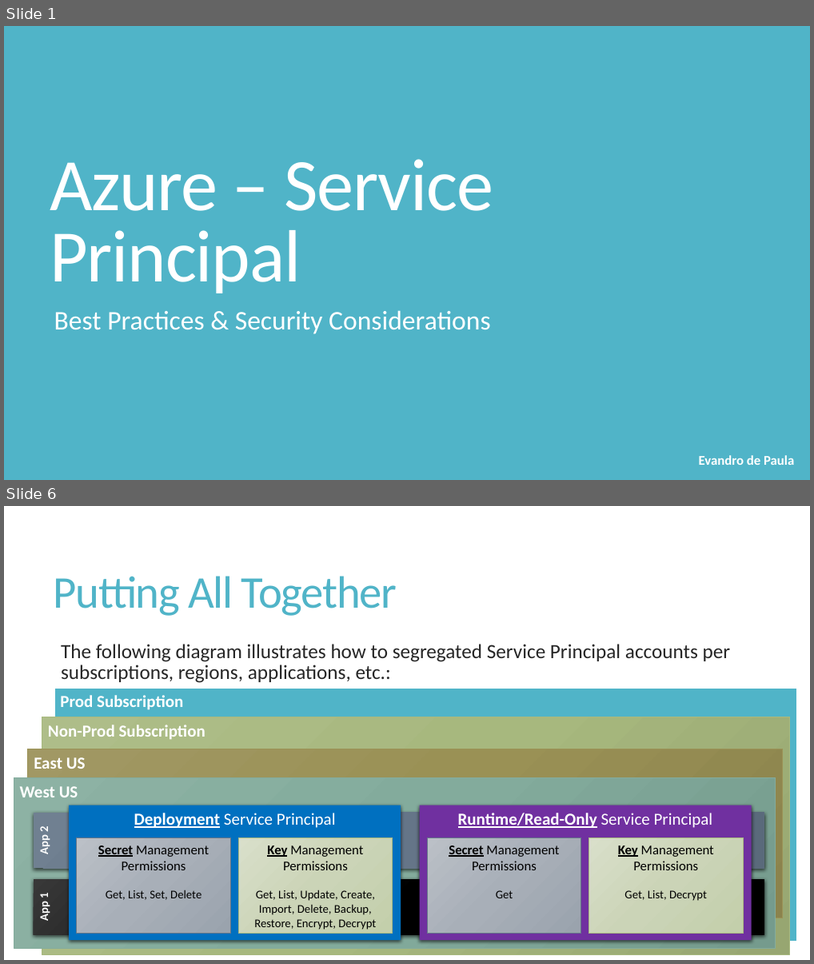
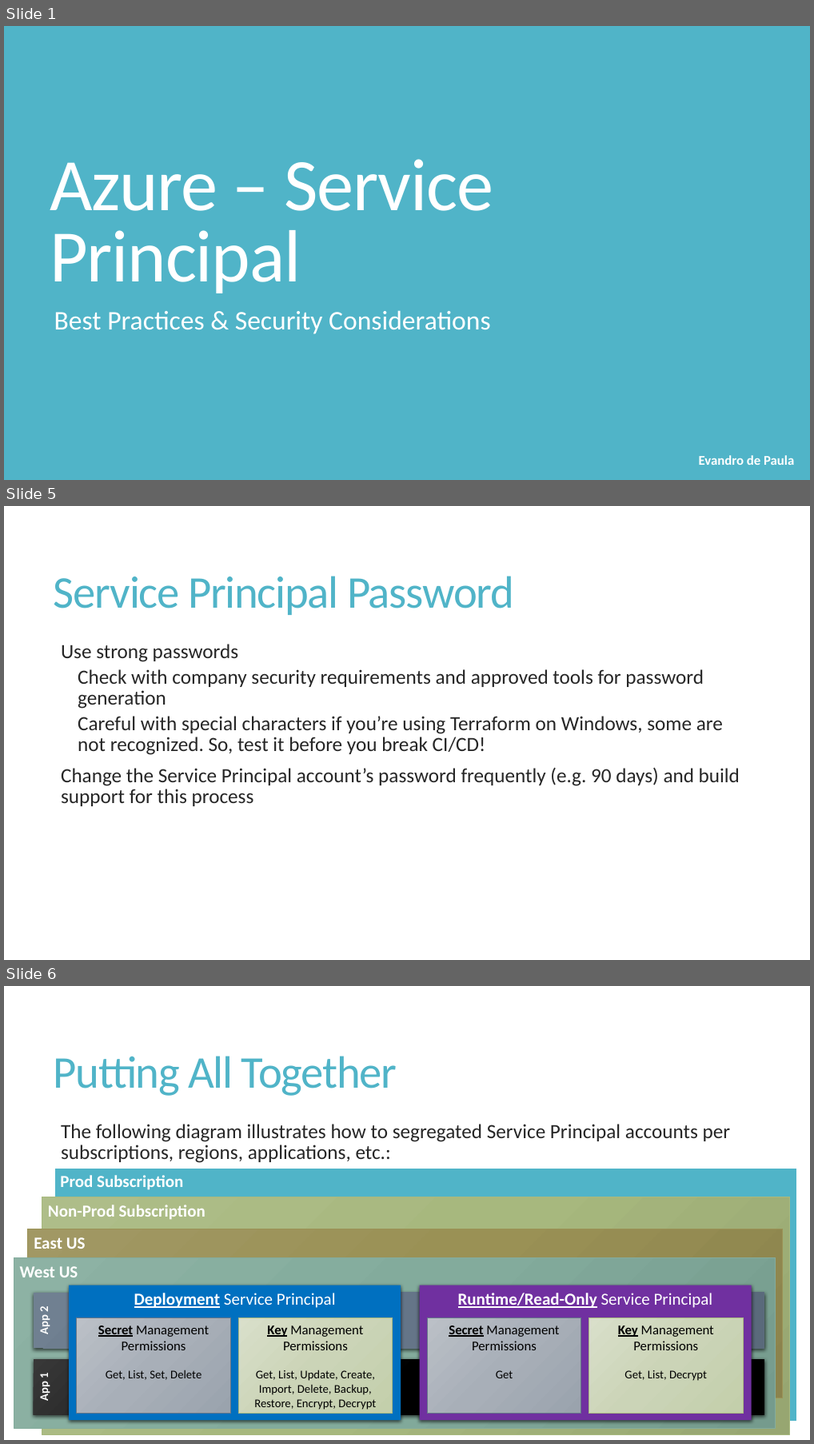
Before and after one commit to evandropaula/Azure, a slide deck: ServicePrincipal/PPT/ServicePrincipal.pptx. Shown one above the other, each under a label of ours: slides 1 and 6 before the commit, slides 1, 5 and 6 after it; the slides between them are not shown. The pictures are 814x964 and 814x1444 pixels, drawn with LibreOffice and Linux fonts; fonts in the diff are those of the drawing. Boxes give left, top, right and bottom in pixels: in the first picture for what was removed or moved away, otherwise in the second. Text is boxed around its words. In the diff, an @@ line names an element or a change of style, - is before the commit and + after.

Commit message:
Fix formatting; Added slide with guidance on password rotation;

```diff
--- a/ServicePrincipal/PPT/ServicePrincipal.pptx
+++ b/ServicePrincipal/PPT/ServicePrincipal.pptx
@@ slide 5 added at [4,506,810,960], background #FFFFFF @@
@@ title added at [54,576,514,615], 54 pt, text #50B4C8 @@
+Service Principal Password
@@ text added at [61,644,740,806], 24 pt, text #262626 @@
+  Use strong passwords
+    Check with company security requirements and approved tools for password generation
+    Careful with special characters if you’re using Terraform on Windows, some are not recognized. So, test it before you break CI/CD!
+  Change the Service Principal account’s password frequently (e.g. 90 days) and build support for this process
```
Also in this commit, not shown: 3 slides changed, 1 slide removed.
